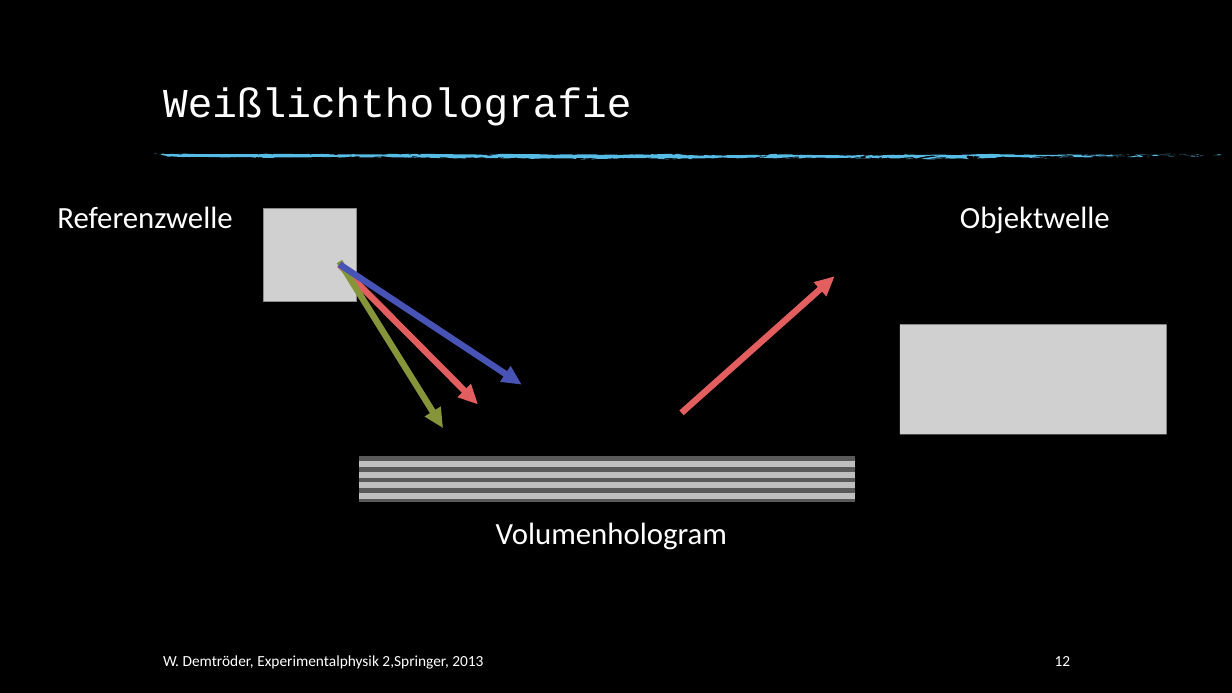
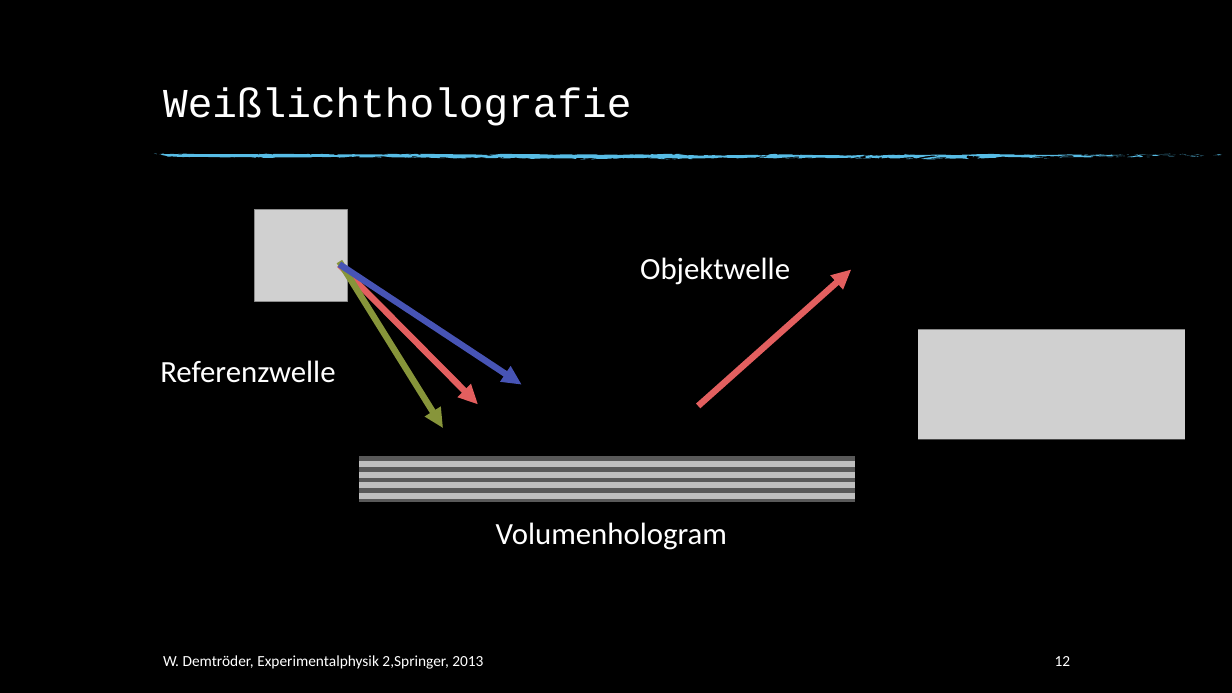
Before and after one commit to beckstev/presentations, a slide deck: slide 12 of holography/holography_presentation.pptx. Drawn at 1232x693 pixels with LibreOffice and Linux fonts; fonts in the diff are those of the drawing; grey boxes stand for pictures; background and template pictures are left out. Boxes give left, top, right and bottom in pixels: in the first picture for what was removed or moved away, otherwise in the second. Text is boxed around its words. In the diff, an @@ line names an element or a change of style, - is before the commit and + after.

```diff
--- a/holography/holography_presentation.pptx
+++ b/holography/holography_presentation.pptx
@@ picture: place and size @@
-picture at (263, 209, 356, 301)
+picture at (255, 209, 348, 301)
@@ text "Objektwelle": place and size @@
-text "Objektwelle" at (960, 206, 1110, 234)
+text "Objektwelle" at (640, 257, 790, 285)
@@ arrow moved from (681, 413) - (835, 276) to (698, 406) - (851, 270) @@
@@ picture: place and size @@
-picture at (900, 324, 1167, 434)
+picture at (918, 329, 1185, 439)
@@ text "Referenzwelle": place and size @@
-text "Referenzwelle" at (57, 206, 232, 229)
+text "Referenzwelle" at (160, 360, 335, 383)
```
Also in this commit, not shown: 7 slides added, 3 slides removed.
